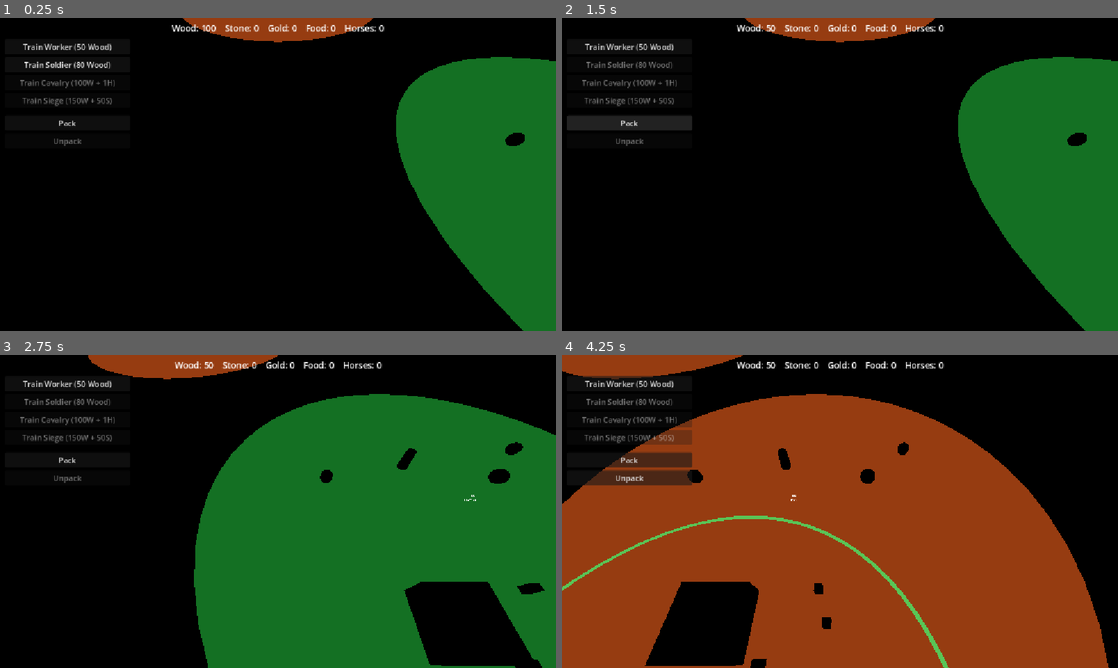
Above: before the commit, frames 1-4 (two rows, left to right).
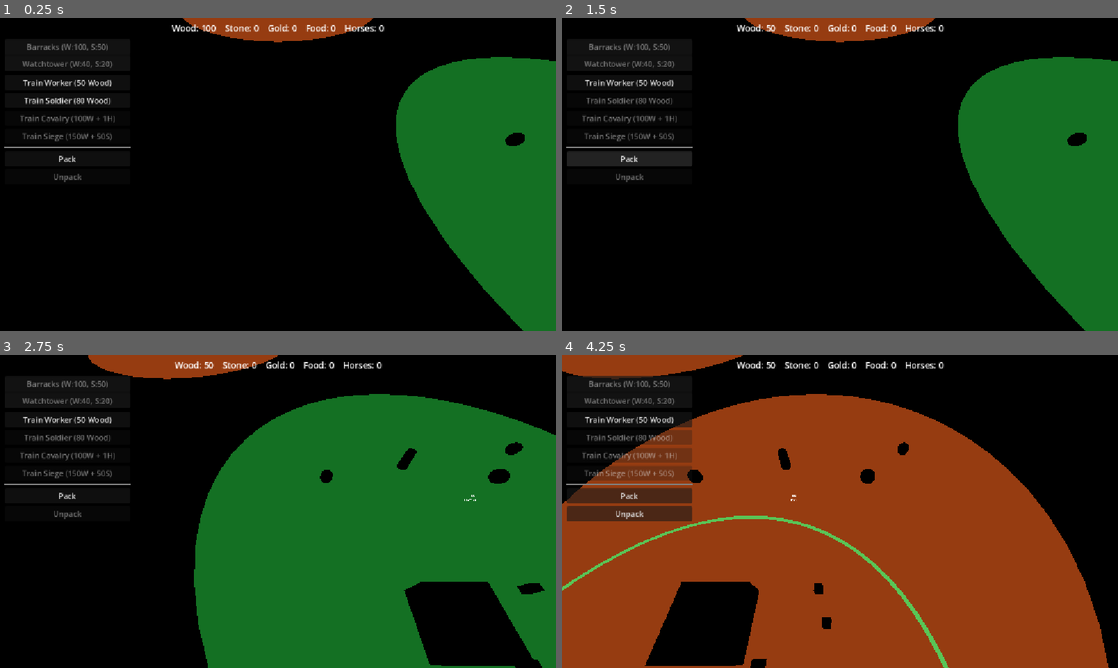
Above: after the commit, the same moments.

Repository: Ferrum-t/RTS-Game
Game: Godot game, scene res://Scenes/World/World.tscn
Same seed, same stepped clock (60 frames per second), same inputs: the game is played once before the commit and once after it.
Inputs (mouse positions are in pixels of both pictures, inside the frame that each line leads up to):
- Up to frame 1 (0.25 s): no input
- Up to frame 2 (1.5 s): click "Train Worker (50 Wood)" at 0.5 s; click "Pack" at 1.25 s
- Up to frame 3 (2.75 s): tap Enter at 2 s; move the mouse to (400, 495) at 2.02 s; hold D (move_right) from 2.03 s (still down); tap C at 2.1 s; click (400, 495) at 2.17 s
- Up to frame 4 (4.25 s): release D (move_right) at 2.75 s; drag from (728, 527) to (812, 574) at 2.77 s; move the mouse to (895, 442) at 3.52 s; hold D (move_right) from 3.53 s (still down); tap P at 3.6 s

The runs differ from the first frame. In frame 1, 1.5% of the frame differs, in the area x 0-24%, y 8-53%; in frame 2, 3.1%; in frame 3, 1.4%; in frame 4, 4.8%, in the area x 0-24%, y 8-54%.

Commit message:
M10.1b: BuildPanel only Watchtower+Barracks; visibility owned by CommandBar

Diff:
--- a/Scripts/UI/BuildPanel.gd
+++ b/Scripts/UI/BuildPanel.gd
@@ -1,8 +1,8 @@
 extends PanelContainer
 
-## M10.1 — Worker Construction UI.
-## Visible only while at least one team-0 Worker is selected.
-## Buttons disable when team 0 cannot afford the cost.
+## M10.1b — Worker build buttons (Watchtower, Barracks only).
+## Visibility is owned by parent CommandBar WorkerGroup.
+## Affordability still refreshed while visible.
 
 @onready var container = $VBoxContainer
 
@@ -13,8 +13,6 @@
 
 
 func _ready() -> void:
-	visible = false
-
 	if build_catalog == null:
 		push_error("BuildCatalog is not assigned!")
 		return
@@ -24,6 +22,10 @@
 		return
 
 	for building in build_catalog.buildings:
+		if building == null:
+			continue
+		if not _is_worker_buildable(building):
+			continue
 		var button = build_button_scene.instantiate()
 		button.setup(building)
 		container.add_child(button)
@@ -32,41 +34,13 @@
 
 
 func _process(_delta: float) -> void:
-	var has_worker := _has_selected_worker()
-	if visible != has_worker:
-		visible = has_worker
-		if not has_worker:
-			# Leaving worker selection cancels in-progress ghost placement.
-			var cm := get_node_or_null("/root/ConstructionManager")
-			if cm != null and cm.has_method("cancel_build_mode"):
-				cm.cancel_build_mode()
 	if visible:
 		_refresh_affordability()
 
 
-func _has_selected_worker() -> bool:
-	var sm := _selection_manager()
-	if sm == null:
-		return false
-	if not sm.has_method("get_valid_selection"):
-		return false
-	var selected: Array = sm.get_valid_selection()
-	for u in selected:
-		if u is Worker and is_instance_valid(u):
-			var w: BaseUnit = u as BaseUnit
-			if w.team_id == 0 and w.unit_state != BaseUnit.UnitState.DEAD:
-				return true
-	return false
-
-
-func _selection_manager() -> Node:
-	var sm := get_node_or_null("/root/SelectionManager")
-	if sm != null:
-		return sm
-	var nodes := get_tree().get_nodes_in_group("selection_manager")
-	if nodes.size() > 0:
-		return nodes[0]
-	return null
+func _is_worker_buildable(data: BuildingData) -> bool:
+	var n: String = str(data.building_name).strip_edges().to_lower()
+	return n == "watchtower" or n == "barracks"
 
 
 func _refresh_affordability() -> void:
